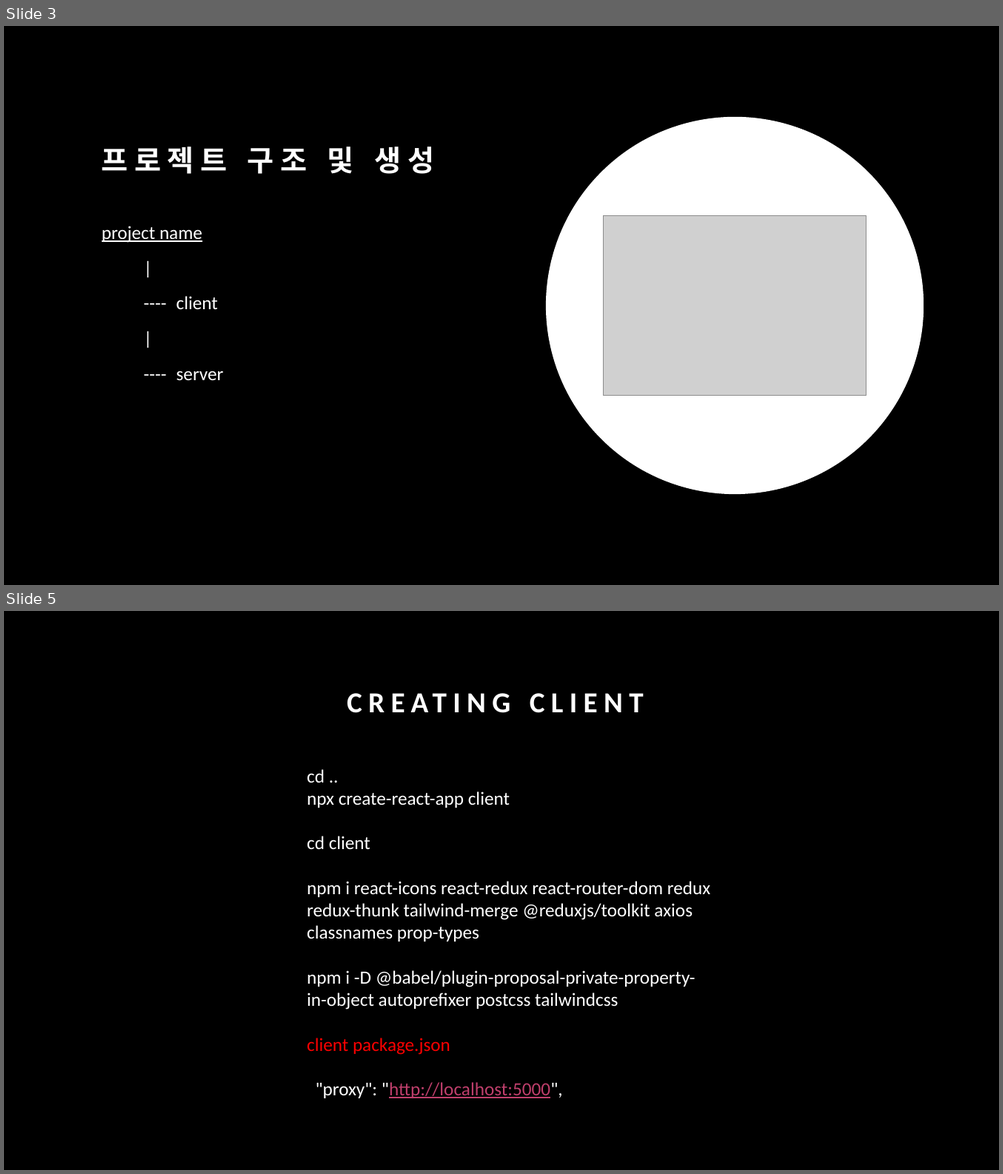
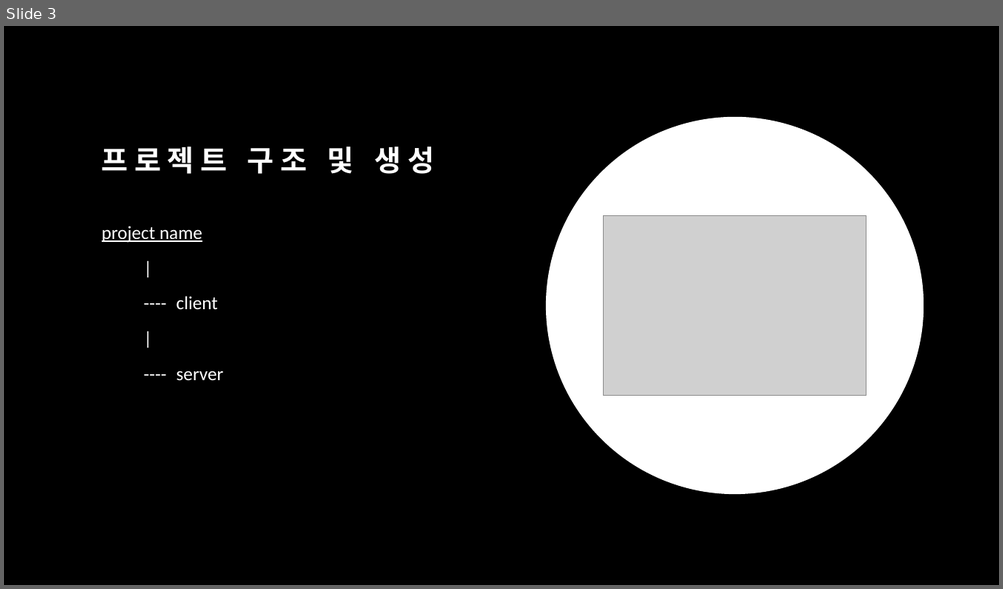
Before and after one commit to jisooyu/yu-mern-rtk-query-camping-public-2, a slide deck: rtk-query-example.pptx. Shown one above the other, each under a label of ours: slides 3 and 5 before the commit, slide 3 after it; the slides between them are not shown. The pictures are 1003x1174 and 1003x589 pixels, drawn with LibreOffice and Linux fonts; fonts in the diff are those of the drawing; grey boxes stand for pictures. Boxes give left, top, right and bottom in pixels: in the first picture for what was removed or moved away, otherwise in the second. Text is boxed around its words. In the diff, an @@ line names an element or a change of style, - is before the commit and + after.

```diff
--- a/rtk-query-example.pptx
+++ b/rtk-query-example.pptx
@@ slide 5 removed at box(4, 611, 999, 1170), background #000000 @@
@@ text removed at box(307, 769, 710, 1099) @@
-cd ..
-npx create-react-app client
-cd client
-npm i react-icons react-redux react-router-dom redux redux-thunk tailwind-merge @reduxjs/toolkit axios classnames prop-types
-npm i -D @babel/plugin-proposal-private-property-in-object autoprefixer postcss tailwindcss
-client package.json
-"proxy": "http://localhost:5000",
@@ title removed at box(468, 792, 509, 805) @@
-CREATING CLIENT
```
Also in this commit, not shown: 1 slide changed, 6 other slides removed, 4 other files.
